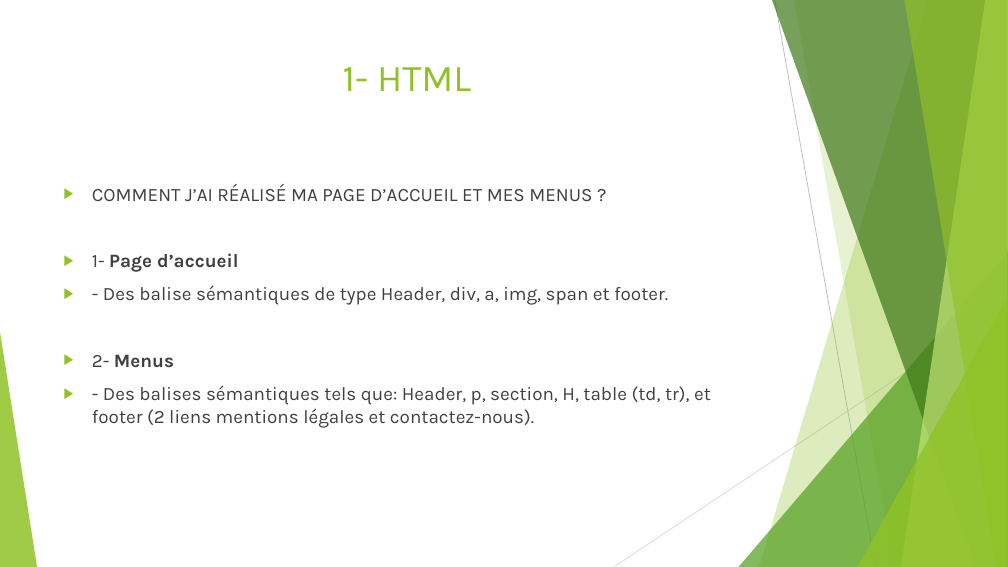
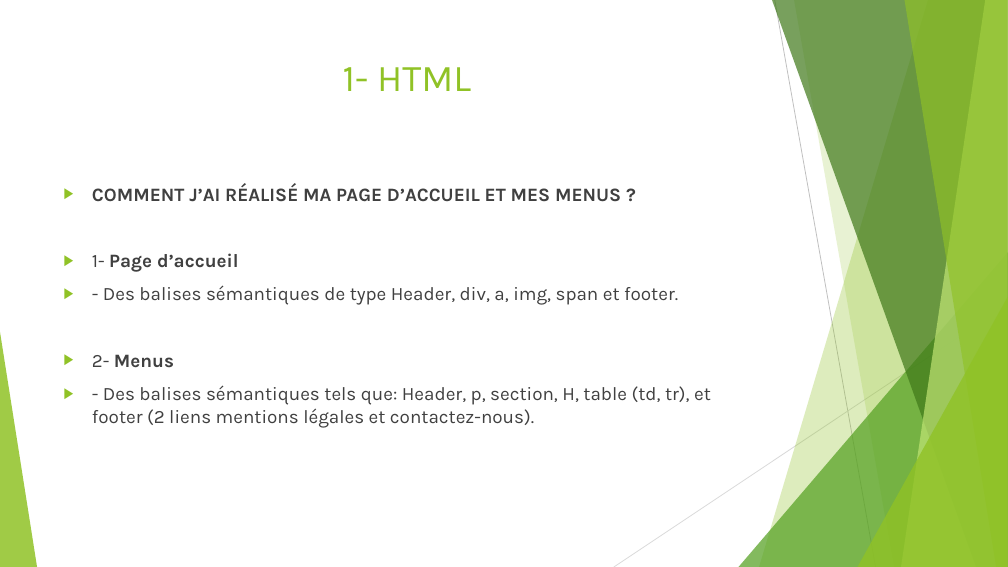
Before and after one commit to SOW-tech/projet3, a slide deck: slide 5 of Présentation Projet3.pptx. Drawn at 1008x567 pixels with LibreOffice and Linux fonts; fonts in the diff are those of the drawing. Boxes give left, top, right and bottom in pixels: in the first picture for what was removed or moved away, otherwise in the second. Text is boxed around its words. In the diff, an @@ line names an element or a change of style, - is before the commit and + after.

```diff
--- a/Présentation Projet3.pptx
+++ b/Présentation Projet3.pptx
@@ text at [92, 184, 621, 202]: bold on in "COMMENT J’AI RÉALISÉ MA PAGE D’ACCUEIL ET ..." @@
@@ text at [103, 285, 678, 305]: text changed @@
-▶ - Des balise sémantiques de type Header, div, a, img, span et footer.
+▶ - Des balises sémantiques de type Header, div, a, img, span et footer.
```
Also in this commit, not shown: 8 other slides changed, 2 slides added, 26 other files.
